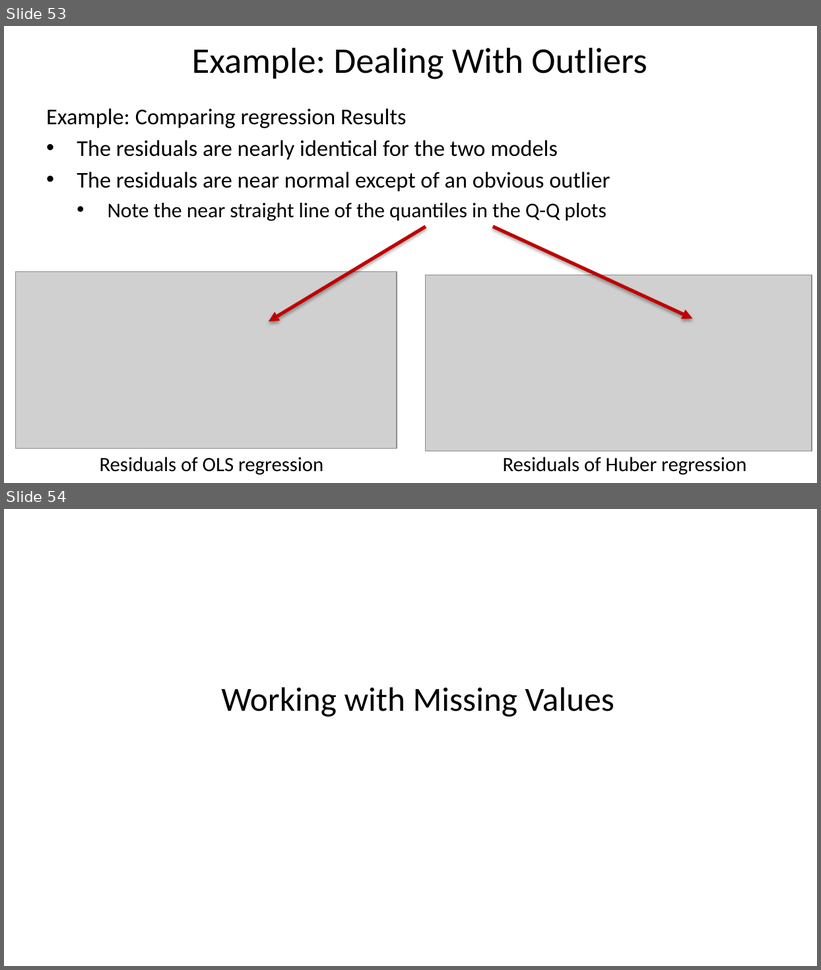
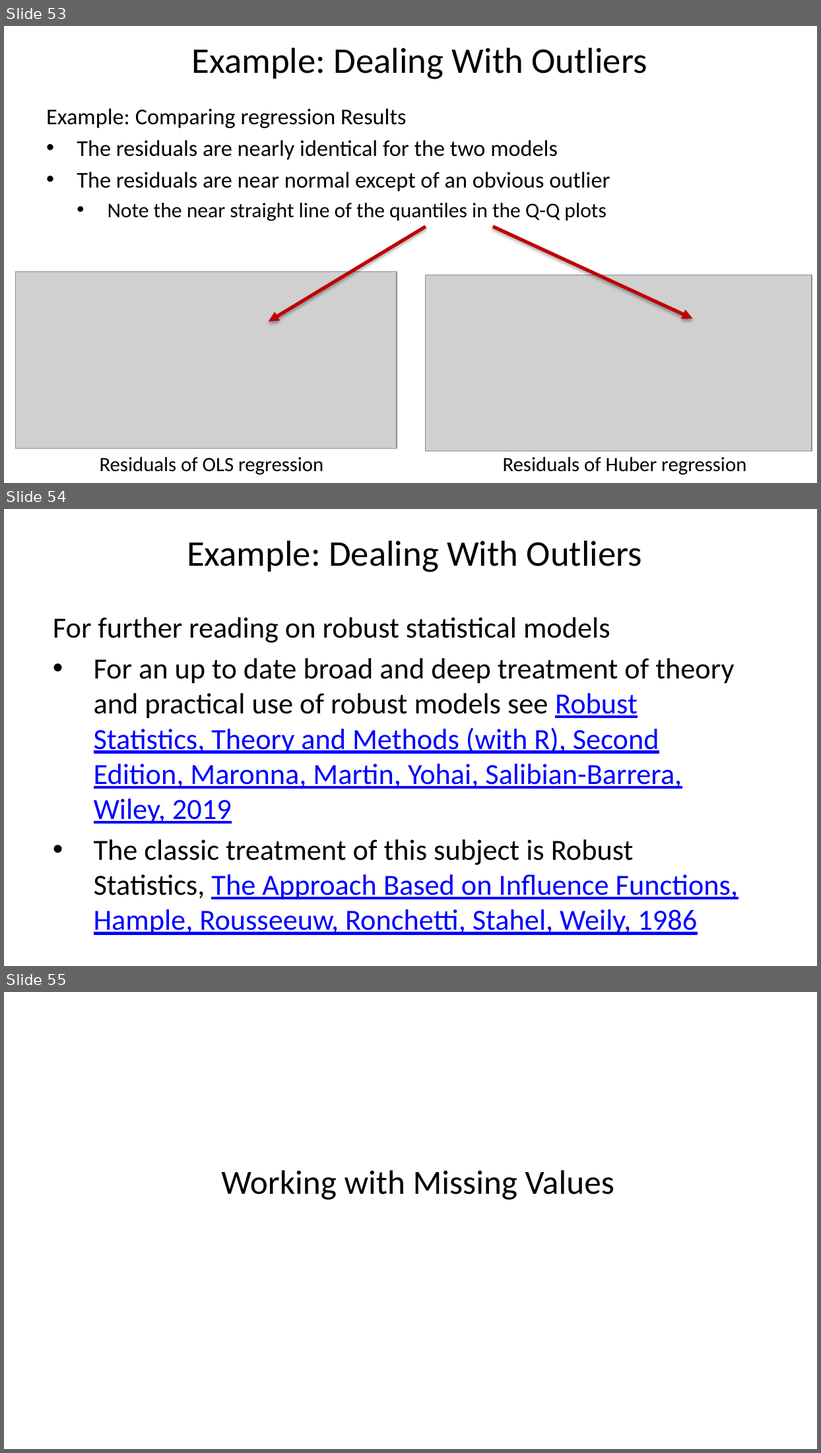
Before and after one commit to StephenElston/CSCI-E-83, a slide deck: LectureSlides/11_ModelsForMessyData.pptx. Shown one above the other, each under a label of ours: slides 53 and 54 before the commit, slides 53, 54 and 55 after it. The pictures are 821x970 and 821x1453 pixels, drawn with LibreOffice and Linux fonts; fonts in the diff are those of the drawing; grey boxes stand for pictures. Boxes give left, top, right and bottom in pixels: in the first picture for what was removed or moved away, otherwise in the second. Text is boxed around its words. In the diff, an @@ line names an element or a change of style, - is before the commit and + after.

```diff
--- a/LectureSlides/11_ModelsForMessyData.pptx
+++ b/LectureSlides/11_ModelsForMessyData.pptx
@@ slide 54 added at [4, 509, 817, 966], background #FFFFFF @@
@@ title added at [187, 541, 642, 572], 32 pt, text #000000 @@
+Example: Dealing With Outliers
@@ text added at [53, 617, 738, 900], 25.9 pt, text #0000FF, underline @@
+For further reading on robust statistical models
+• For an up to date broad and deep treatment of theory and practical use of robust models see Robust Statistics, Theory and Methods (with R), Second Edition, Maronna, Martin, Yohai, Salibian-Barrera, Wiley, 2019
+• The classic treatment of this subject is Robust Statistics, The Approach Based on Influence Functions, Hample, Rousseeuw, Ronchetti, Stahel, Weily, 1986
@@ what was slide 54 is now slide 55 @@
```
Also in this commit, not shown: 1 slide changed, 6 other slides added.
